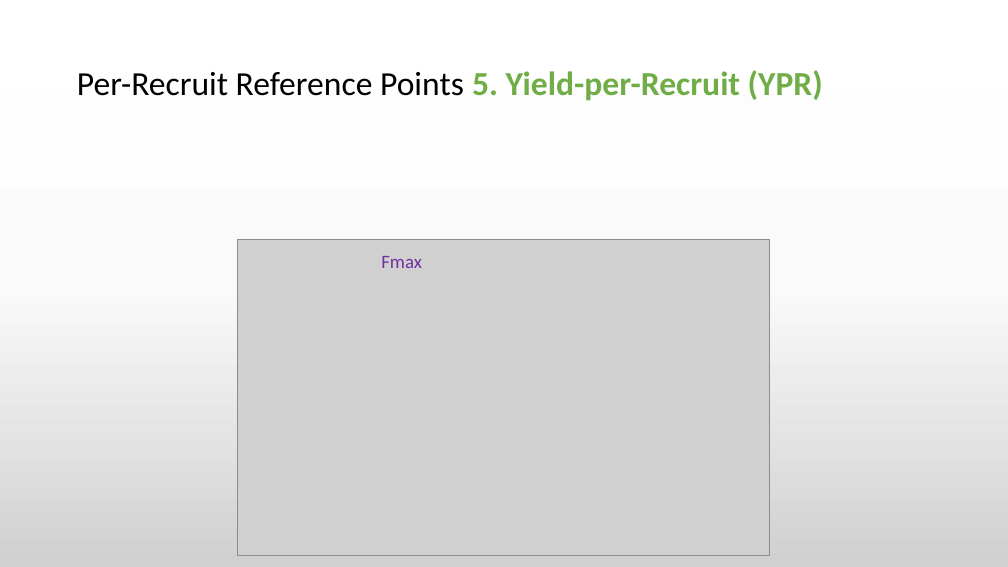
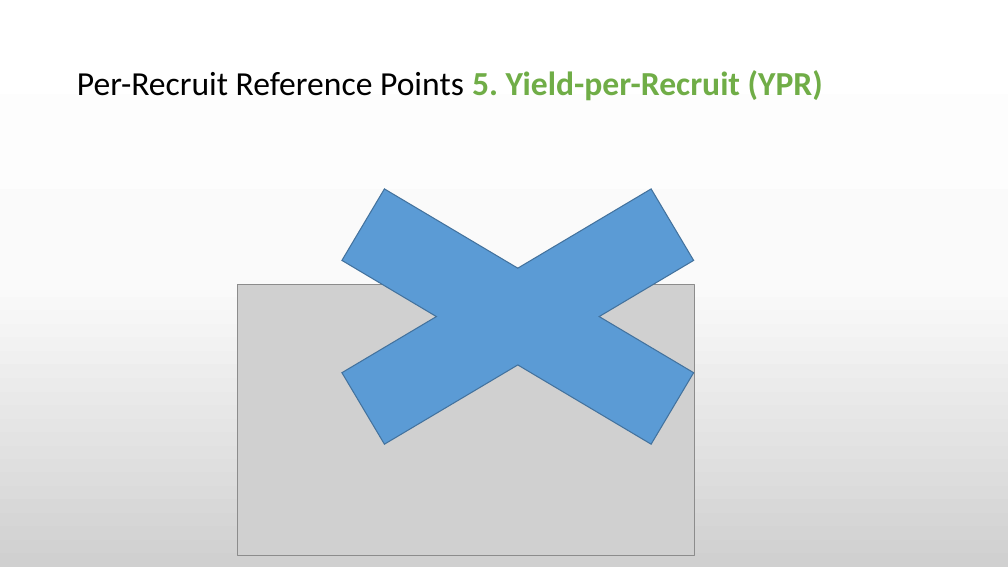
Before and after one commit to TESA-workshops/Ref-Pt-101, a slide deck: slide 50 of RefPt101_draft.pptx (slide 47 before the commit). Drawn at 1008x567 pixels with LibreOffice and Linux fonts; fonts in the diff are those of the drawing; grey boxes stand for pictures. Boxes give left, top, right and bottom in pixels: in the first picture for what was removed or moved away, otherwise in the second. Text is boxed around its words. In the diff, an @@ line names an element or a change of style, - is before the commit and + after.

```diff
--- a/RefPt101_draft.pptx
+++ b/RefPt101_draft.pptx
@@ cross added at <box>220,140,815,494</box>, fill #5B9BD5, outline #43739E 1 pt @@
@@ text removed at <box>381,256,422,268</box> @@
-Fmax
@@ picture: place and size @@
-picture at <box>237,240,770,556</box>
+picture at <box>237,284,694,556</box>
@@ picture added at <box>324,290,440,321</box> @@
```
Also in this commit, not shown: 18 other slides changed, 4 slides added, 1 other file.
